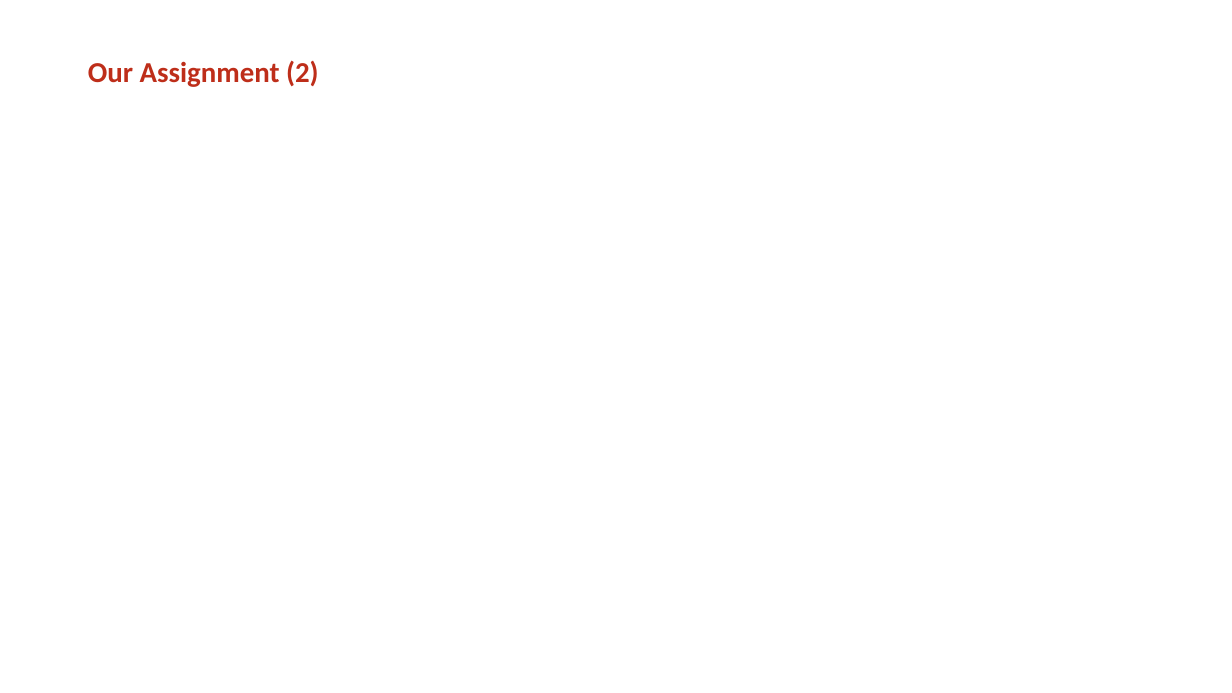
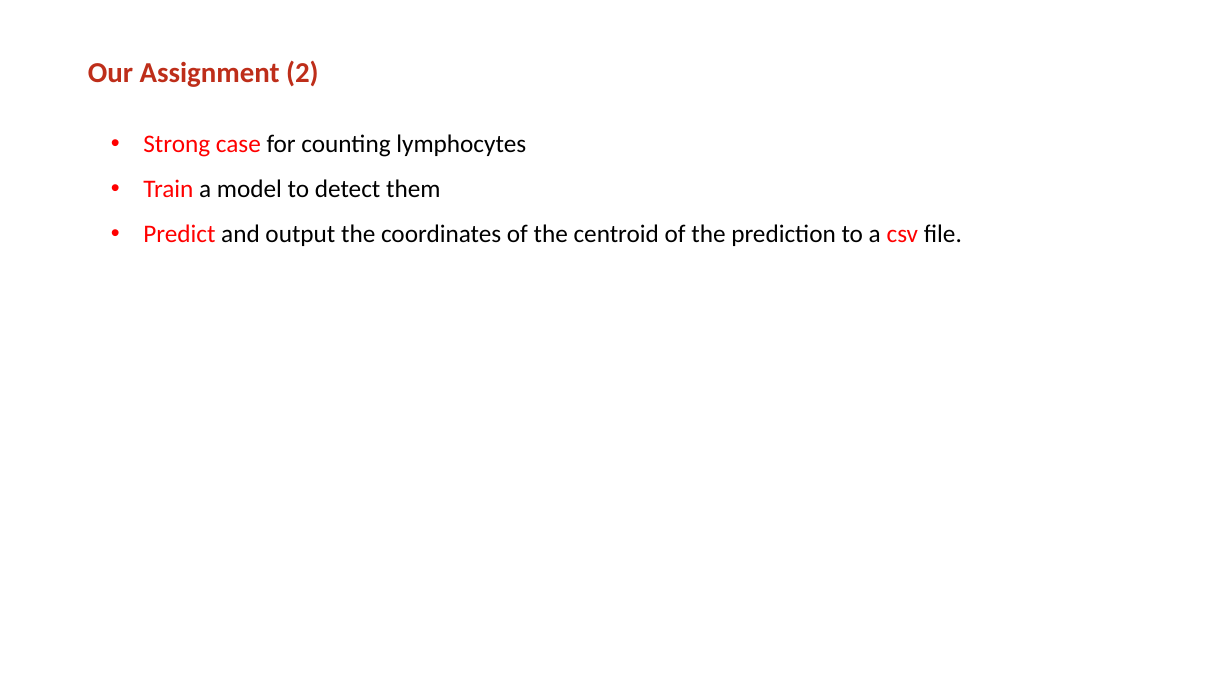
Before and after one commit to jeffluppes/ISMI2018, a slide deck: slide 4 of Project/Presentation/Mid_term_presentation.pptx. Drawn at 1232x693 pixels with LibreOffice and Linux fonts; fonts in the diff are those of the drawing; background and template pictures are left out. Boxes give left, top, right and bottom in pixels: in the first picture for what was removed or moved away, otherwise in the second. Text is boxed around its words. In the diff, an @@ line names an element or a change of style, - is before the commit and + after.

```diff
--- a/Project/Presentation/Mid_term_presentation.pptx
+++ b/Project/Presentation/Mid_term_presentation.pptx
@@ text added at bbox=[143, 134, 962, 246], 28 pt, text #000000 @@
+  • Strong case for counting lymphocytes
+  • Train a model to detect them
+  • Predict and output the coordinates of the centroid of the prediction to a csv file.
```
Also in this commit, not shown: 9 other slides changed.
